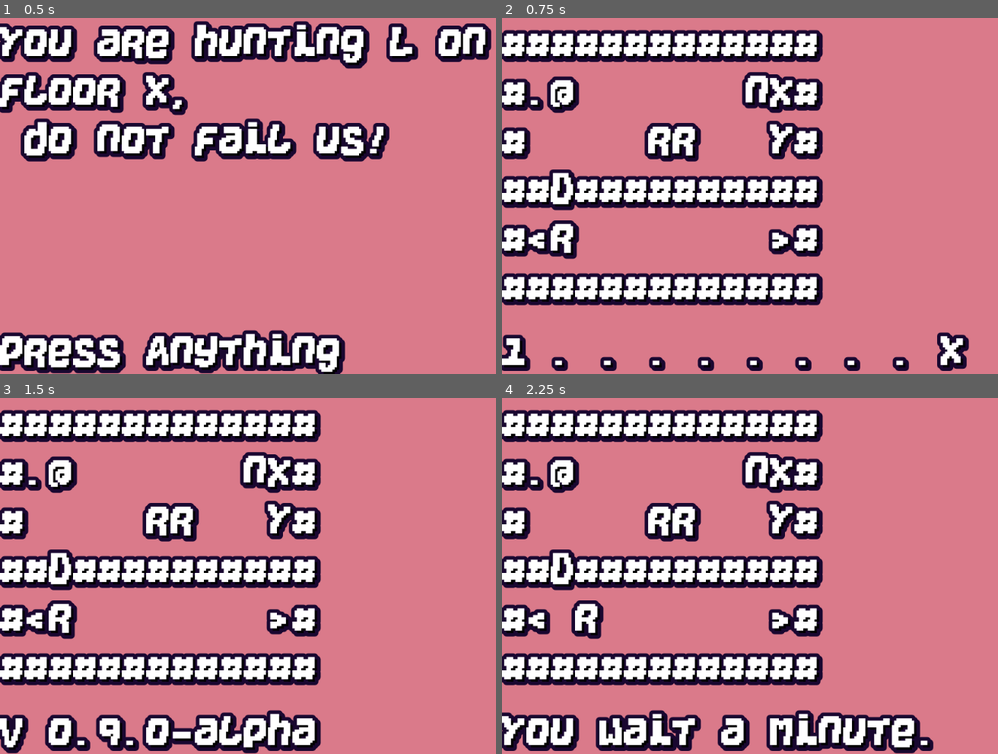
Above: before the commit, frames 1-4 (two rows, left to right).
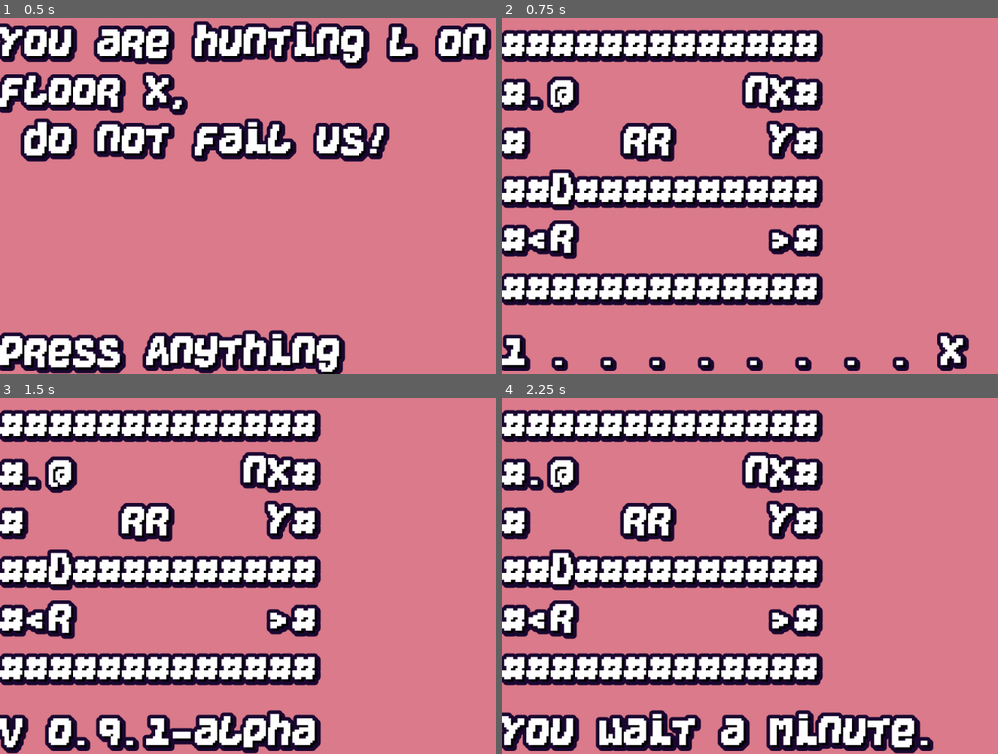
Above: after the commit, the same moments.

Repository: KaizNike/Defeating-User-Built-Dungeon
Game: Godot game, scene res://Main.tscn
The game is run twice, just before and just after one commit, with the same random seed, the same clock (stepped at 60 frames per second) and the same inputs.
Inputs (mouse positions are in pixels of both pictures, inside the frame that each line leads up to):
- Up to frame 1 (0.5 s): no input
- Up to frame 2 (0.75 s): tap Enter at 0.5 s; move the mouse to (938, 178) at 0.52 s; hold Right (move_right) from 0.53 s (still down); hold Z (use_scroll) from 0.53 s (still down)
- Up to frame 3 (1.5 s): tap R (reset) at 1.25 s; move the mouse to (183, 593) at 1.27 s; release Right (move_right) at 1.28 s; release Z (use_scroll) at 1.28 s; hold Down (move_down) from 1.28 s (still down); tap V (version_display) at 1.35 s
- Up to frame 4 (2.25 s): tap R (reset) at 2 s; move the mouse to (869, 497) at 2.02 s; release Down (move_down) at 2.03 s; hold Right (move_right) from 2.03 s (still down); hold . (wait) from 2.03 s (still down)

Frame 1 is identical in both runs. In frame 2, 1.1% of the frame differs, in the area x 23-41%, y 29-41%; in frame 3, 1.5%; in frame 4, 2.2%, in the area x 9-41%, y 29-68%.

Commit message:
0.9.2 Making Beings Work Again
Without duplicate the actors get bad info and become walls.

Diff:
--- a/Defeating User Built Dungeon/Main.gd
+++ b/Defeating User Built Dungeon/Main.gd
@@ -1,8 +1,8 @@
 extends Node
 
 # Major, Minor, Patch
-var version = [0, 9, 0, "-alpha"]
-# Dingos and Room Retention
+var version = [0, 9, 1, "-alpha"]
+# Dingos and Room Retention (The Beings Patch)
 
 # Future ideas - Friendly or neutral mobs, ghosts (spawn in reused rooms where player died), Pets
 
@@ -31,7 +31,7 @@
 const RoomsStore = ["""
 #############
 #@         x#
-#     rr n Y#
+#   r  r n Y#
 ##D##########
 #<r        >#
 #############
@@ -111,7 +111,7 @@
 		actors.sort_custom(SortingActors, "sort_descending")
 	print(actors)
 
-var BEINGS = {"Rat": {"Speed": 2, "Turns": 2, "Loc": Vector2.ZERO, "HP": 1, "DMG": 1, "Char": "r", "Behav": "Random", "Inv": [], "bodyDesc": "rat", "Relation": "Hostile"},
+var BEINGS = {"Rat": {"Speed": 2, "Turns": 2, "Loc": Vector2.ZERO, "HP": 1, "DMG": 1, "Char": "r", "Behav": "Random", "Inv": [], "bodyDesc": "rat", "Relation": "Rats"},
 "Dingo": {"Speed": 3, "Turns": 2, "Loc": Vector2.ZERO, "HP": 1, "DMG": 2, "Char": "n", "Behav": "Hungry", "Inv": [], "bodyDesc": "dingo", "Relation": "Dingos"},
 "Crate": {"Speed": 0, "Turns": 0, "Loc": Vector2.ZERO, "HP": 3, "DMG": 0, "Char": "x", "Behav": "Still", "Inv": [], "bodyDesc": "crate", "Relation": "None"},
 "Goblin": {"Speed": 1, "Turns": 1, "Loc": Vector2.ZERO, "HP": 2, "DMG": 0, "Char": "g", "Behav": "HunterGather", "Inv": [], "bodyDesc": "goblin", "Relation": "Goblin"},
@@ -121,20 +121,20 @@
 func _being_init(Loc, Char):
 	var Being = being.duplicate(true)
 	if Char == "r":
-		Being = BEINGS.Rat
+		Being = BEINGS.Rat.duplicate(true)
 	elif Char == "n":
-		Being = BEINGS.Dingo
+		Being = BEINGS.Dingo.duplicate(true)
 	elif Char == "@":
 		player.Loc = Loc
 		actors.append(player)
 		print(player)
 		return
 	elif Char == "x":
-		Being = BEINGS.Crate
+		Being = BEINGS.Crate.duplicate(true)
 	elif Char == "g":
-		Being = BEINGS.Goblin
+		Being = BEINGS.Goblin.duplicate(true)
 	elif Char == "k":
-		Being = BEINGS.Kobold
+		Being = BEINGS.Kobold.duplicate(true)
 	else:
 		return
 	## Should happen if in if elif group
@@ -526,7 +526,9 @@
 			if Dest in ENTITIES:
 				var targetIndex = 0
 				for targetActor in actors:
-					if targetActor.Char == Actor.Char:
+					if (targetActor.Char == Actor.Char or targetActor.Relation == Actor.Relation) and targetActor.Char == Dest:
+						break
+					if targetActor.Char == Actor.Char or targetActor.Relation == Actor.Relation:
 						targetIndex += 1
 						continue
 					if targetActor.Char == Dest and targetActor.Loc == actorLoc:
